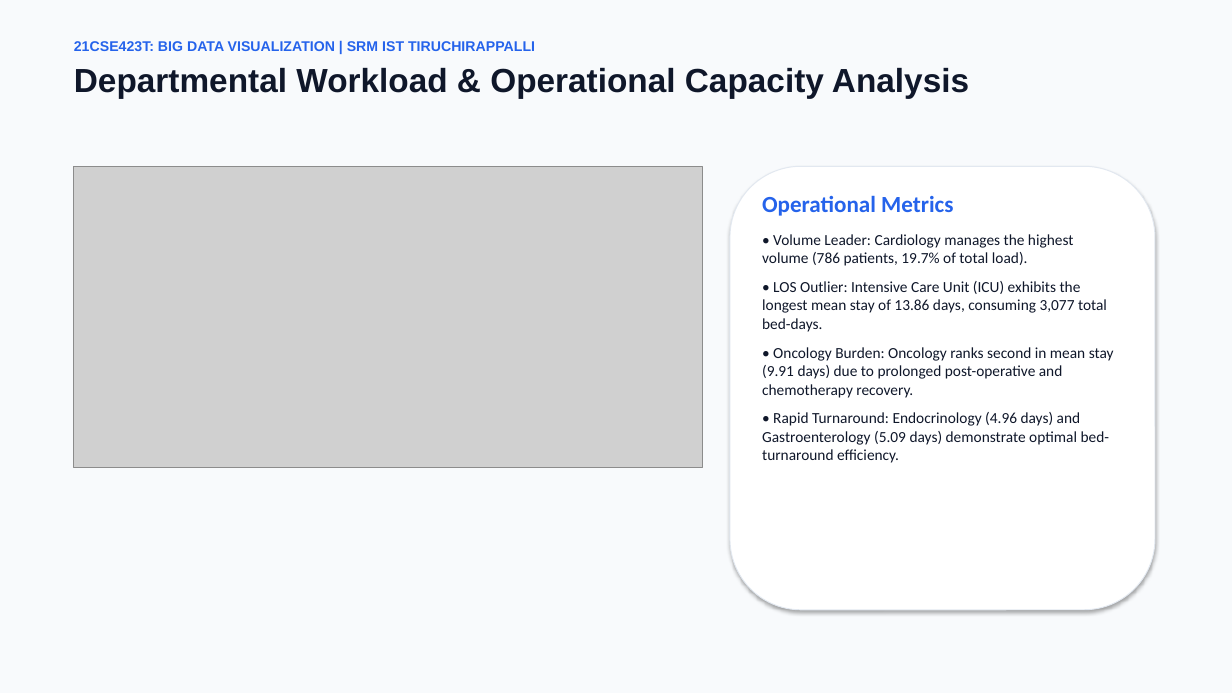
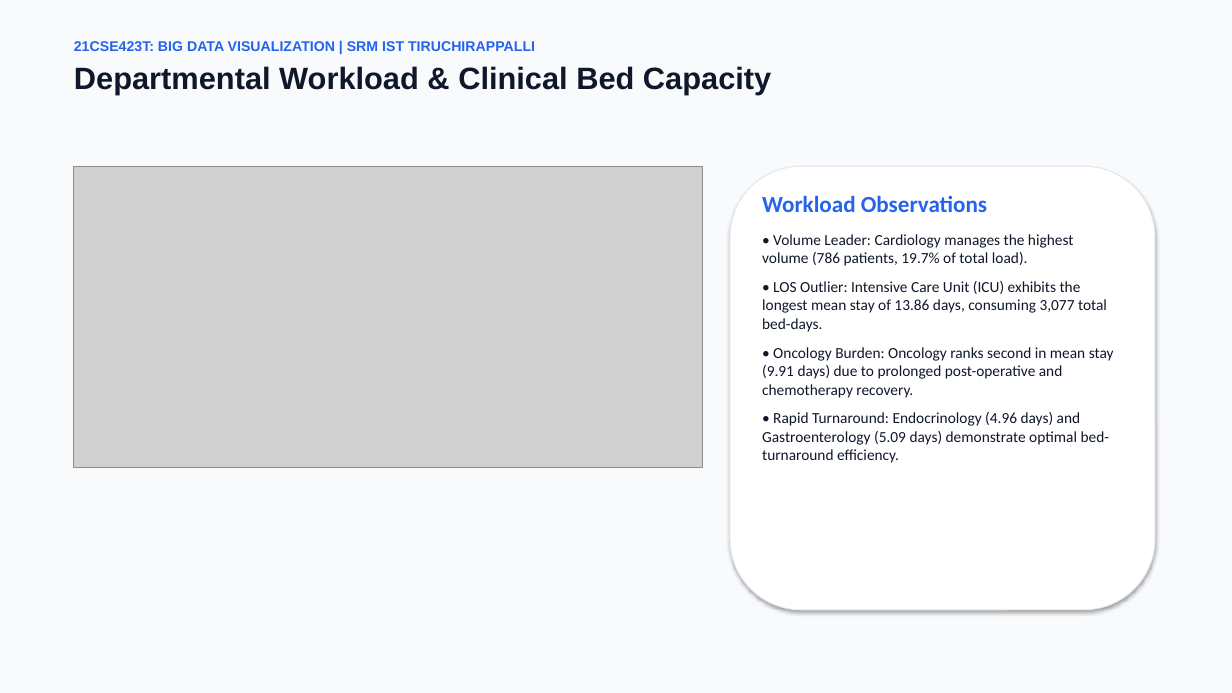
Before and after one commit to 000Shreeharish000/BDV-ASSIGNMENT, a slide deck: slide 10 of presentation/Hospital_Patient_Admission_Analysis_Presentation.pptx (slide 9 before the commit). Drawn at 1232x693 pixels with LibreOffice and Linux fonts; fonts in the diff are those of the drawing; grey boxes stand for pictures. Boxes give left, top, right and bottom in pixels: in the first picture for what was removed or moved away, otherwise in the second. Text is boxed around its words. In the diff, an @@ line names an element or a change of style, - is before the commit and + after.

```diff
--- a/presentation/Hospital_Patient_Admission_Analysis_Presentation.pptx
+++ b/presentation/Hospital_Patient_Admission_Analysis_Presentation.pptx
@@ text at bbox=[74, 66, 771, 95]: text changed; size 26 to 24 pt @@
-Departmental Workload & Operational Capacity Analysis
+Departmental Workload & Clinical Bed Capacity
@@ text at bbox=[762, 195, 987, 212]: text changed @@
-Operational Metrics
+Workload Observations
```
Also in this commit, not shown: 6 other slides changed, 8 slides added, 5 slides removed, 14 other files.
